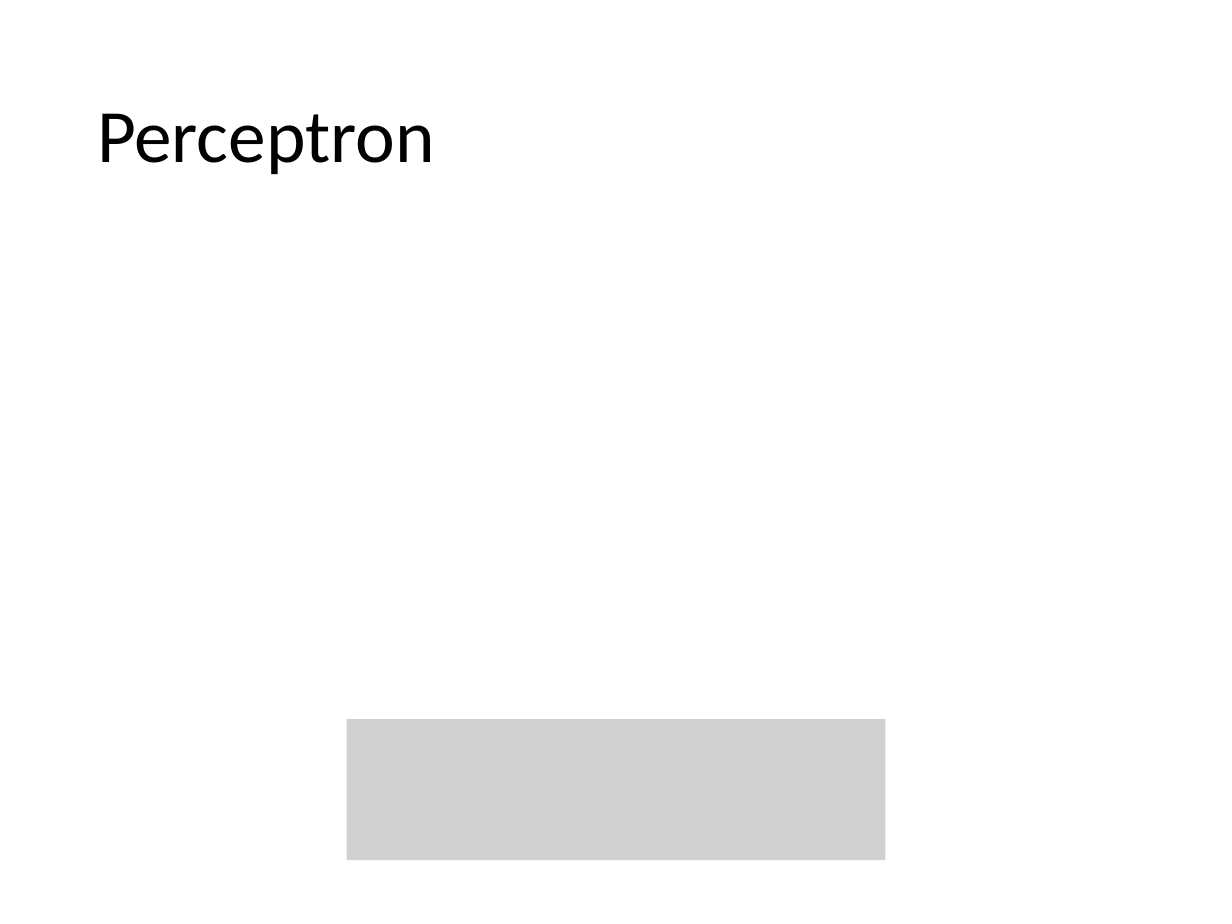
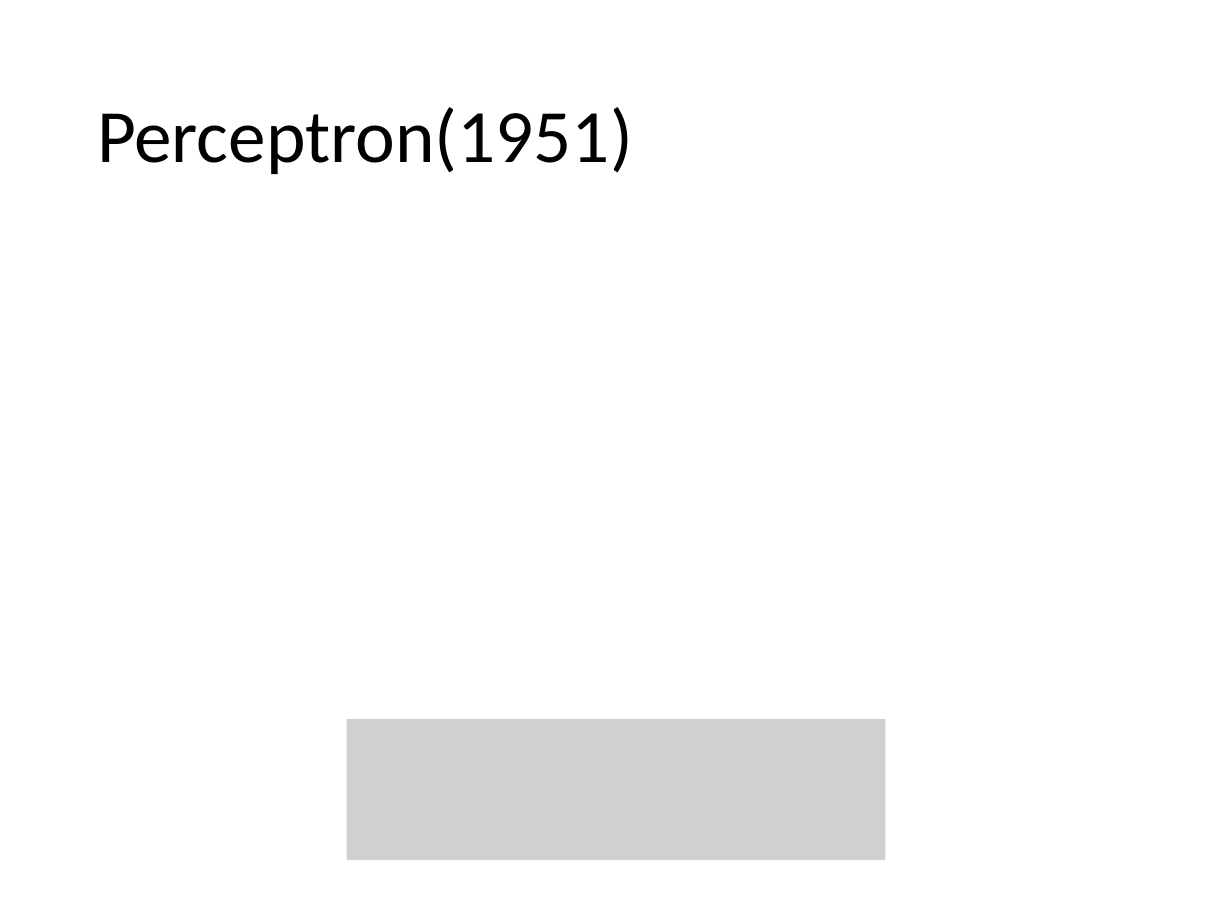
Before and after one commit to hansxiao7/Machine-learning-101, a slide deck: slide 11 of week2/PLA.pptx. Drawn at 1232x924 pixels with LibreOffice and Linux fonts; fonts in the diff are those of the drawing; grey boxes stand for pictures. Boxes give left, top, right and bottom in pixels: in the first picture for what was removed or moved away, otherwise in the second. Text is boxed around its words. In the diff, an @@ line names an element or a change of style, - is before the commit and + after.

```diff
--- a/week2/PLA.pptx
+++ b/week2/PLA.pptx
@@ title at bbox=[97, 107, 633, 174]: text changed @@
-Perceptron
+Perceptron(1951)
```
Also in this commit, not shown: 2 other slides changed.
